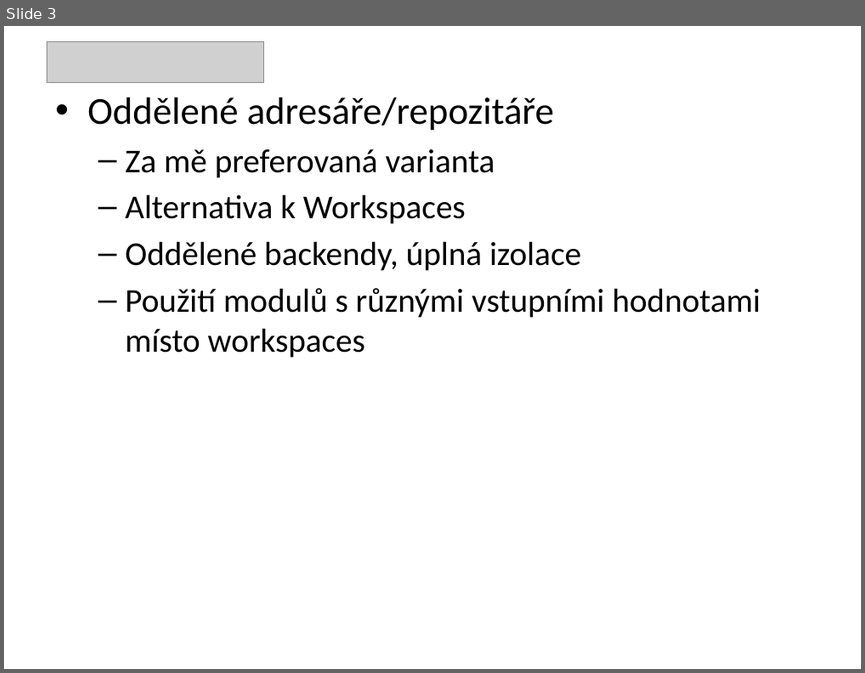
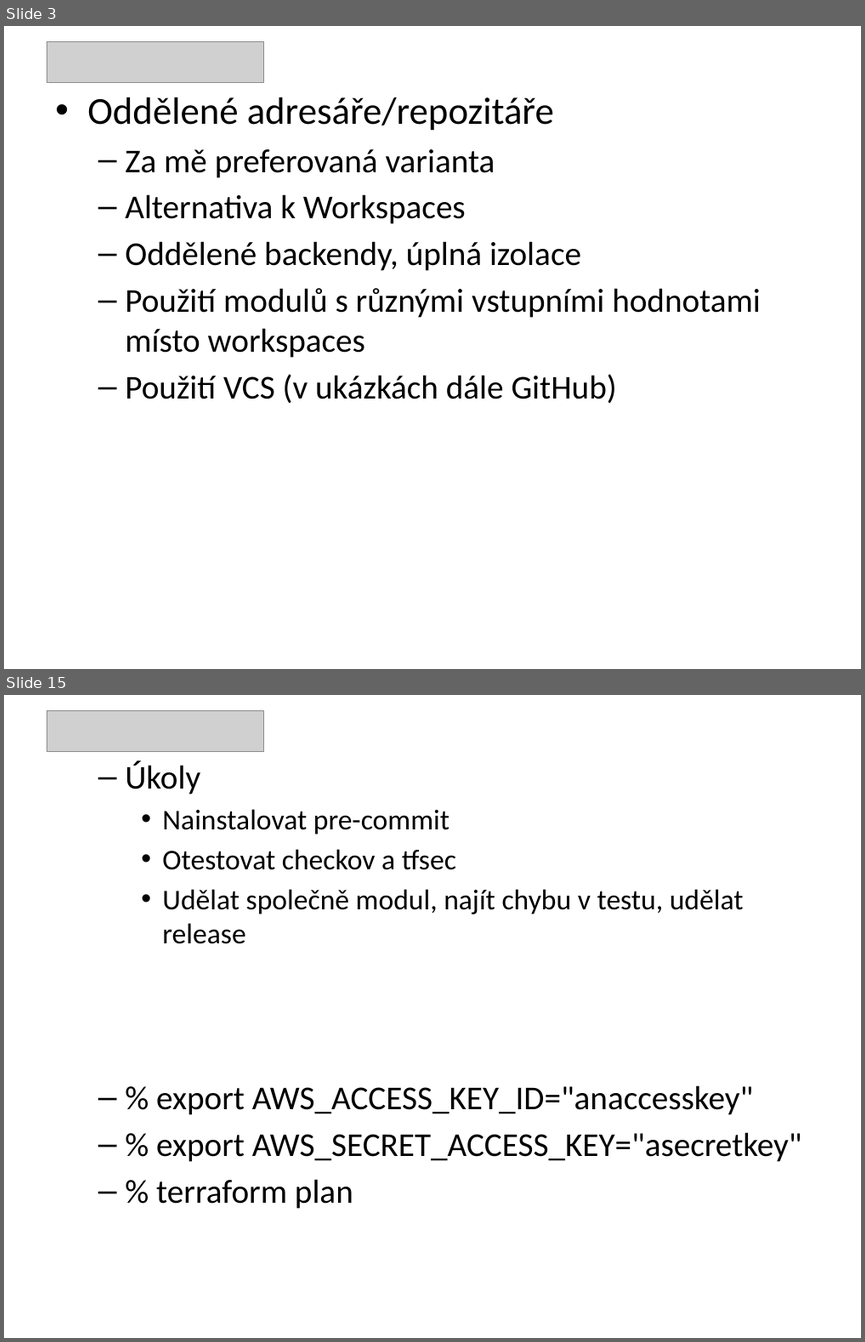
Before and after one commit to puchy/tf-lab, a slide deck: 5-tf.pptx. Shown one above the other, each under a label of ours: slide 3 before the commit, slides 3 and 15 after it; the slides between them are not shown. The pictures are 865x673 and 865x1342 pixels, drawn with LibreOffice and Linux fonts; fonts in the diff are those of the drawing; grey boxes stand for pictures. Boxes give left, top, right and bottom in pixels: in the first picture for what was removed or moved away, otherwise in the second. Text is boxed around its words. In the diff, an @@ line names an element or a change of style, - is before the commit and + after.

```diff
--- a/5-tf.pptx
+++ b/5-tf.pptx
@@ slide 15 added at [4, 695, 861, 1338], background #FFFFFF @@
@@ picture added at [46, 710, 263, 751] @@
@@ text added at [125, 760, 802, 1208], 28 pt, text #000000 @@
+  – Úkoly
+    • Nainstalovat pre-commit
+    • Otestovat checkov a tfsec
+    • Udělat společně modul, najít chybu v testu, udělat release
+  – % export AWS_ACCESS_KEY_ID="anaccesskey"
+  – % export AWS_SECRET_ACCESS_KEY="asecretkey"
+  – % terraform plan
@@ slide 3 changed as well @@
@@ text at [125, 374, 617, 403]: paragraph added @@
+  – Použití VCS (v ukázkách dále GitHub)
```
Also in this commit, not shown: 11 other slides added, 1 slide removed, 10 other files.
